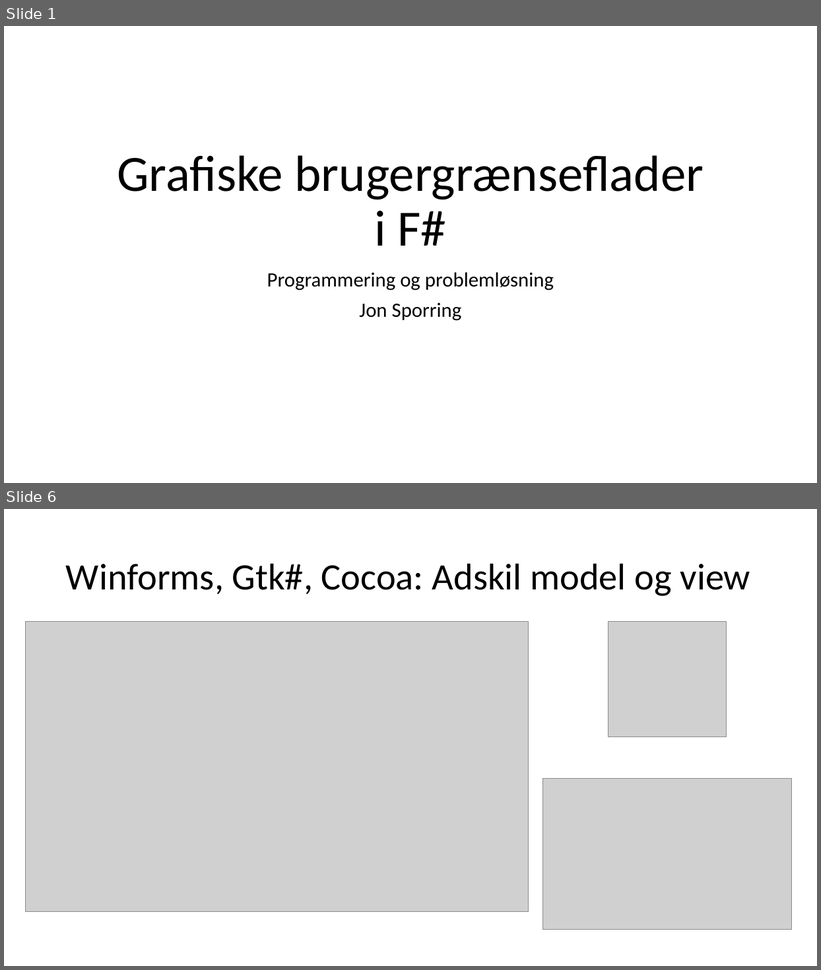
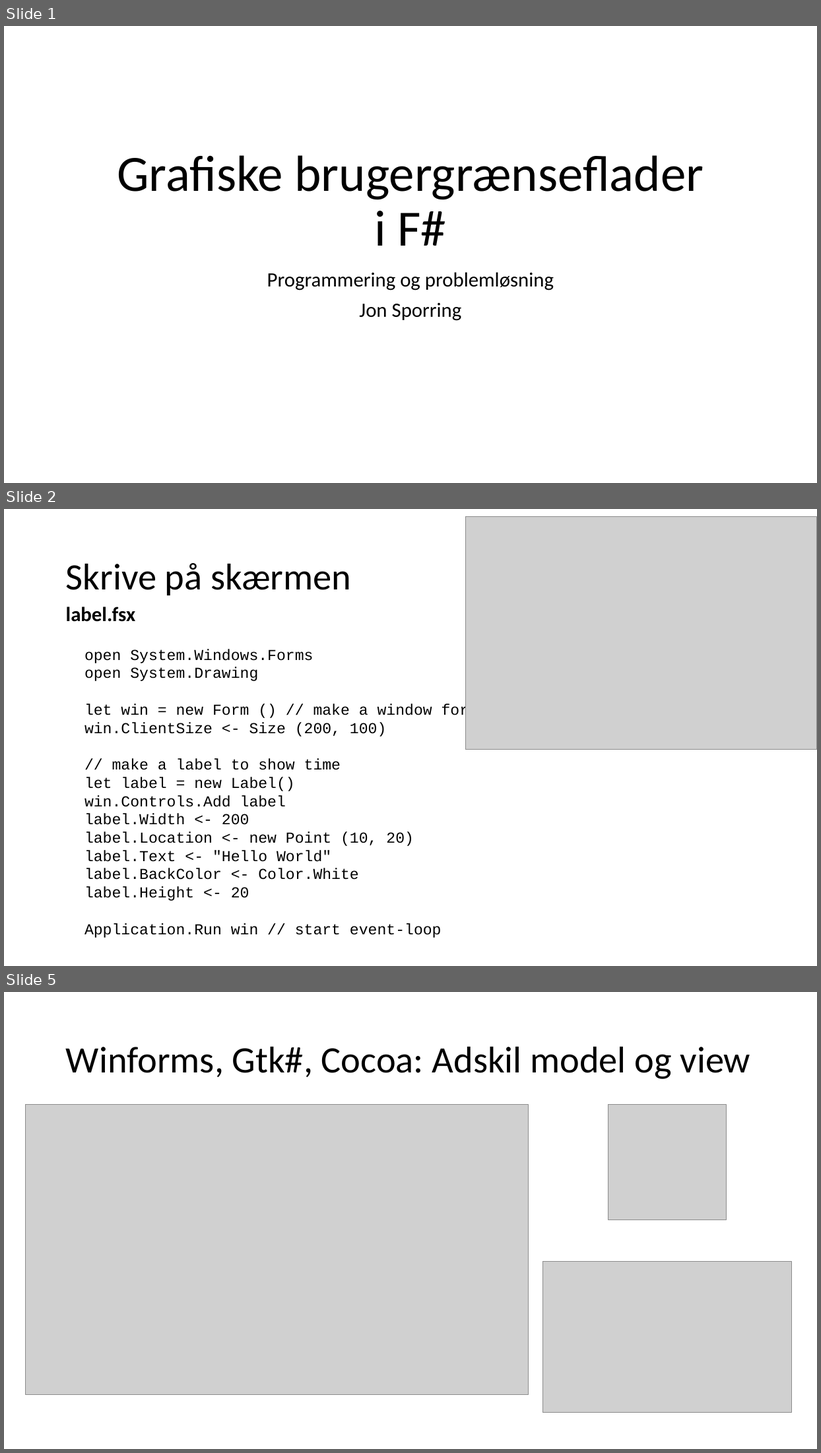
Before and after one commit to fisterloegsovs/pop22, a slide deck: lectures/17.1/17.1.pptx. Shown one above the other, each under a label of ours: slides 1 and 6 before the commit, slides 1, 2 and 5 after it; the slides between them are not shown. The pictures are 821x970 and 821x1453 pixels, drawn with LibreOffice and Linux fonts; fonts in the diff are those of the drawing; grey boxes stand for pictures. Boxes give left, top, right and bottom in pixels: in the first picture for what was removed or moved away, otherwise in the second. Text is boxed around its words. In the diff, an @@ line names an element or a change of style, - is before the commit and + after.

```diff
--- a/lectures/17.1/17.1.pptx
+++ b/lectures/17.1/17.1.pptx
@@ slide 2 added at (x1=4, y1=509, x2=817, y2=966), background #FFFFFF @@
@@ picture added at (x1=466, y1=517, x2=817, y2=750) @@
@@ title added at (x1=66, y1=563, x2=351, y2=595), 44 pt, text #000000 @@
+Skrive på skærmen
@@ text added at (x1=66, y1=607, x2=135, y2=622), 24 pt, text #000000, bold @@
+label.fsx
@@ text added at (x1=85, y1=649, x2=478, y2=938), 18 pt, text #000000 @@
+open System.Windows.Forms
+open System.Drawing
+let win = new Form () // make a window form
+win.ClientSize <- Size (200, 100)
+// make a label to show time
+let label = new Label()
+win.Controls.Add label
+label.Width <- 200
+label.Location <- new Point (10, 20)
+label.Text <- "Hello World"
+label.BackColor <- Color.White
+label.Height <- 20
+Application.Run win // start event-loop
@@ what was slide 6 is now slide 5 @@
```
Also in this commit, not shown: 2 other slides added, 4 slides removed, 1 other file.
